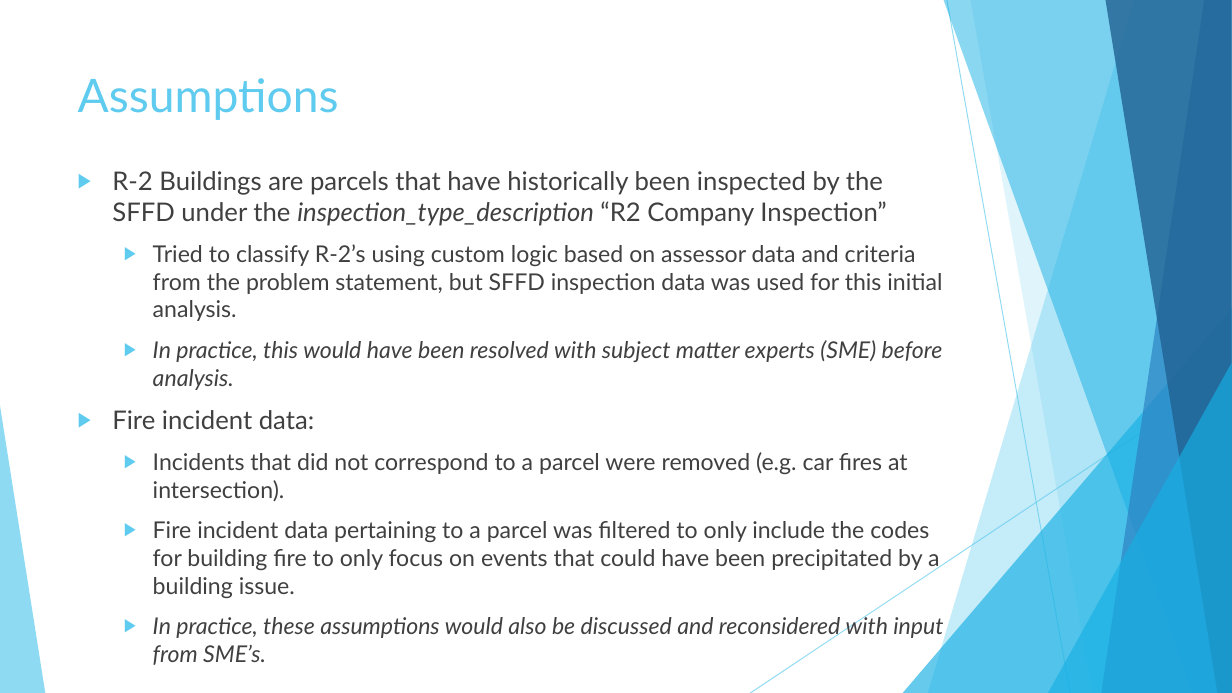
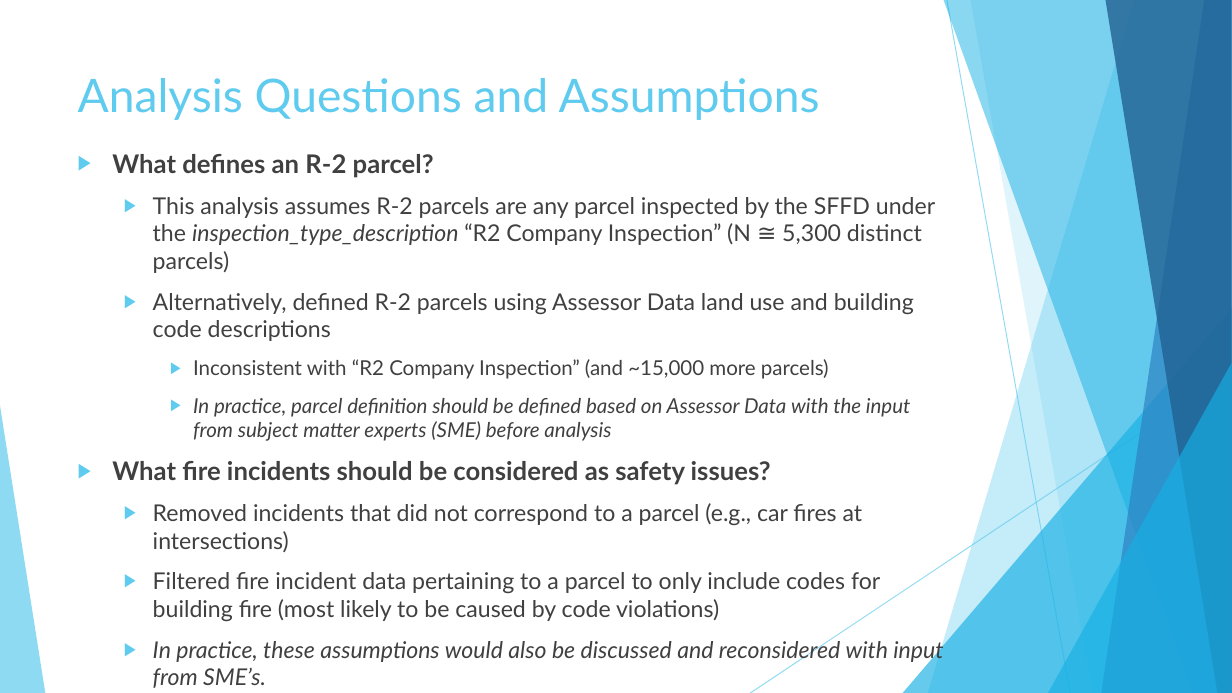
Before and after one commit to justinirving314/sfpd_ds_question, a slide deck: slide 5 of SFPD Interview Presentation.pptx. Drawn at 1232x693 pixels with LibreOffice and Linux fonts; fonts in the diff are those of the drawing. Boxes give left, top, right and bottom in pixels: in the first picture for what was removed or moved away, otherwise in the second. Text is boxed around its words. In the diff, an @@ line names an element or a change of style, - is before the commit and + after.

Commit message:
commit before presentation

```diff
--- a/SFPD Interview Presentation.pptx
+++ b/SFPD Interview Presentation.pptx
@@ title at (x1=78, y1=78, x2=820, y2=120): text changed @@
-Assumptions
+Analysis Questions and Assumptions
@@ text "What defines an R-2 parcel?" moved from (x1=112, y1=171, x2=943, y2=640) to (x1=112, y1=154, x2=943, y2=688) @@
@@ text at (x1=112, y1=154, x2=935, y2=621): text changed @@
-▶ R-2 Buildings are parcels that have historically been inspected by the SFFD under the inspection_type_description “R2 Company Inspection”
-  ▶ Tried to classify R-2’s using custom logic based on assessor data and criteria from the problem statement, but SFFD inspection data was used for this initial analysis.
-  ▶ In practice, this would have been resolved with subject matter experts (SME) before analysis.
-▶ Fire incident data:
-  ▶ Incidents that did not correspond to a parcel were removed (e.g. car fires at intersection).
-  ▶ Fire incident data pertaining to a parcel was filtered to only include the codes for building fire to only focus on events that could have been precipitated by a building issue.
+▶ What defines an R-2 parcel?
+  ▶ This analysis assumes R-2 parcels are any parcel inspected by the SFFD under the inspection_type_description “R2 Company Inspection” (N ≅ 5,300 distinct parcels)
+  ▶ Alternatively, defined R-2 parcels using Assessor Data land use and building code descriptions
+    ▶ Inconsistent with “R2 Company Inspection” (and ~15,000 more parcels)
+    ▶ In practice, parcel definition should be defined based on Assessor Data with the input from subject matter experts (SME) before analysis
+▶ What fire incidents should be considered as safety issues?
+  ▶ Removed incidents that did not correspond to a parcel (e.g., car fires at intersections)
+  ▶ Filtered fire incident data pertaining to a parcel to only include codes for building fire (most likely to be caused by code violations)
```
Also in this commit, not shown: 10 other slides changed, 4 other files.
